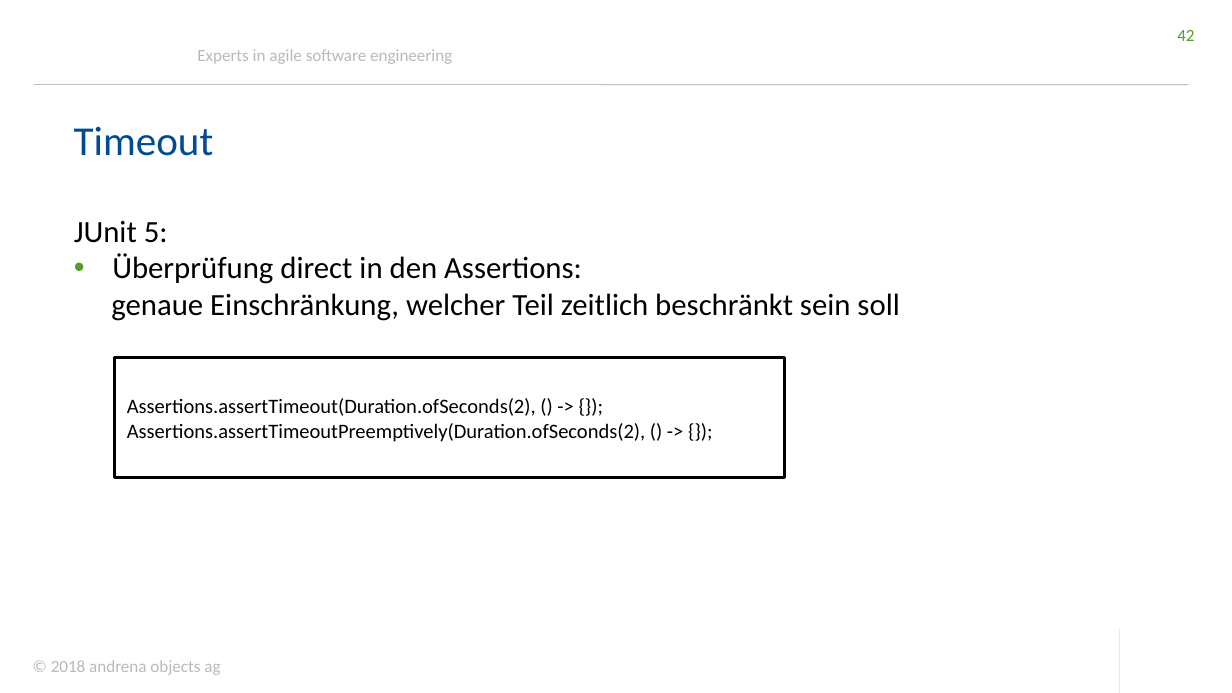
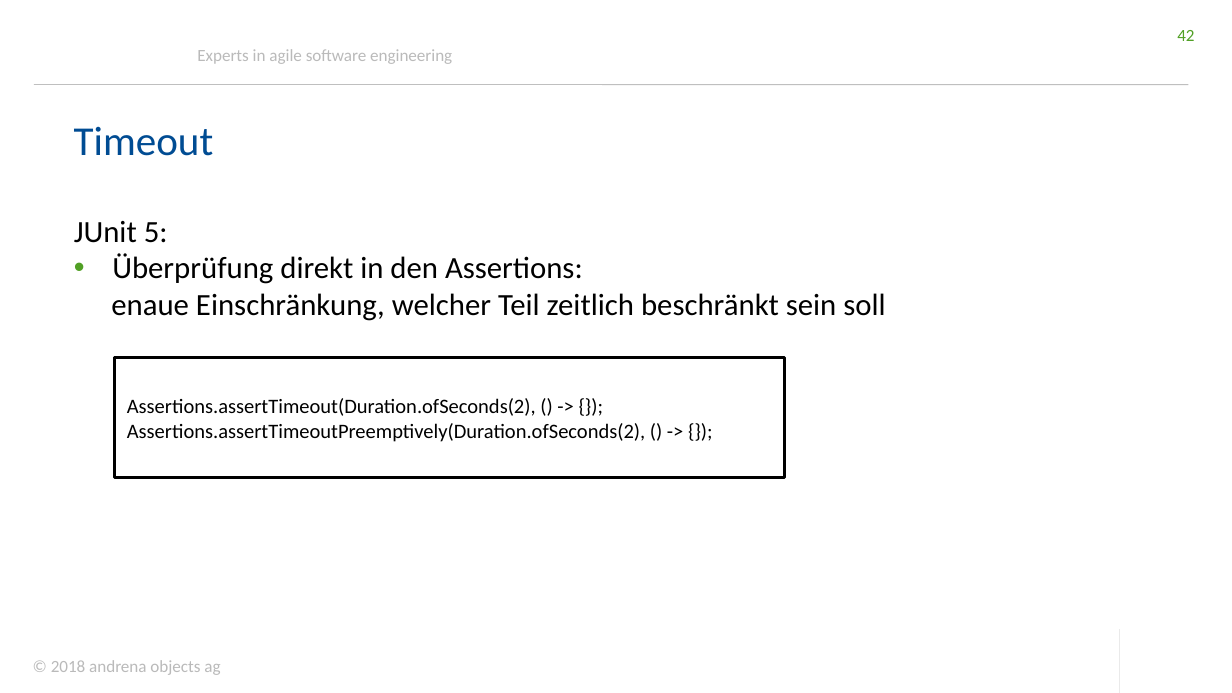
Before and after one commit to andrena/junit5-workshop-et-ka-2018, a slide deck: slide 42 of files/Folien.pptx. Drawn at 1232x693 pixels with LibreOffice and Linux fonts; fonts in the diff are those of the drawing; background and template pictures are left out. Boxes give left, top, right and bottom in pixels: in the first picture for what was removed or moved away, otherwise in the second. Text is boxed around its words. In the diff, an @@ line names an element or a change of style, - is before the commit and + after.

```diff
--- a/files/Folien.pptx
+++ b/files/Folien.pptx
@@ text at bbox=[111, 253, 885, 321]: text changed @@
-• Überprüfung direct in den Assertions:
-genaue Einschränkung, welcher Teil zeitlich beschränkt sein soll
+• Überprüfung direkt in den Assertions:
+enaue Einschränkung, welcher Teil zeitlich beschränkt sein soll
```
Also in this commit, not shown: 10 other slides changed.
